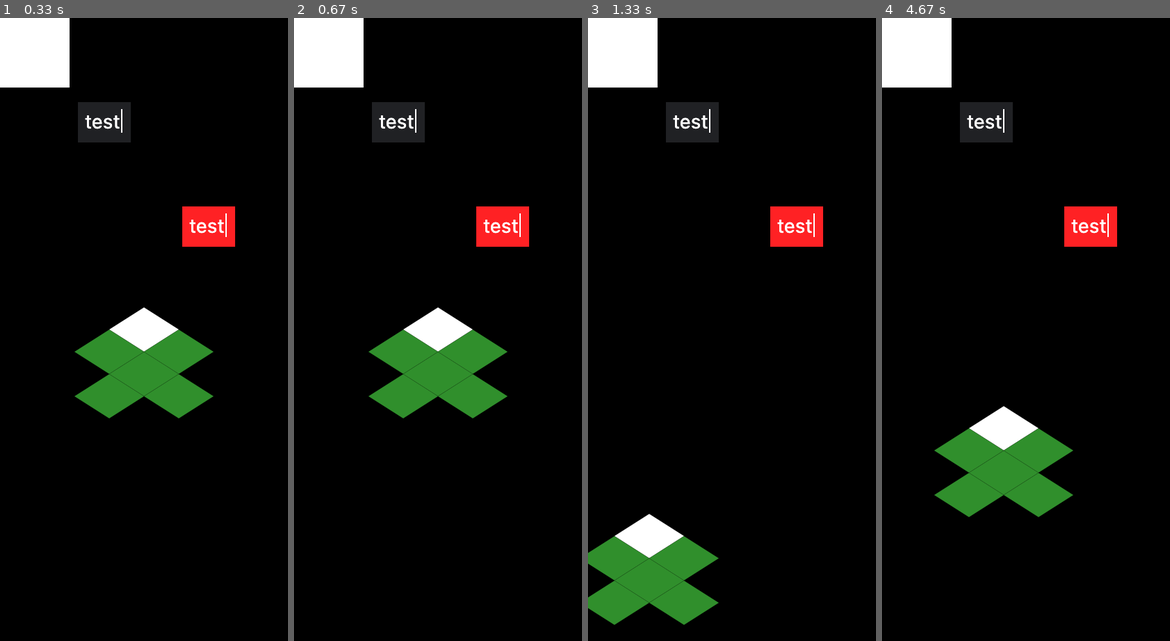
Above: before the commit, frames 1-4 (left to right).
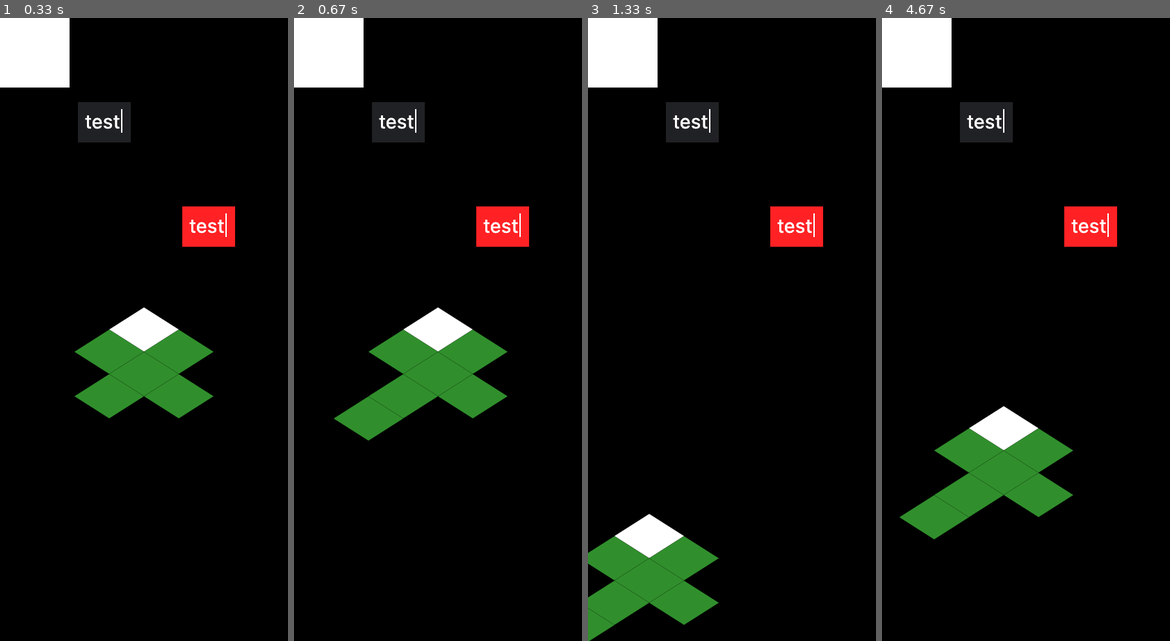
Above: after the commit, the same moments.

Repository: marcusTsng/goal_app
Game: pygame game, started from main.py
Two runs of this game, one before a commit and one after it. Both use one fixed random seed, a clock stepped at 60 frames per second and the inputs below.
Inputs (mouse positions are in pixels of both pictures, inside the frame that each line leads up to):
- Up to frame 1 (0.33 s): no input
- Up to frame 2 (0.67 s): click (397, 123) at 0.38 s
- Up to frame 3 (1.33 s): press the mouse at (691, 123) at 0.7 s; move the mouse to (677, 167) at 0.8 s; release the mouse at (662, 204) at 0.93 s; press the mouse at (732, 329) at 1.03 s; move the mouse to (706, 391) at 1.13 s; release the mouse at (677, 454) at 1.27 s
- Up to frame 4 (4.67 s): press the mouse at (985, 123) at 1.37 s; move the mouse to (991, 273) at 1.47 s; release the mouse at (997, 429) at 1.6 s; press the mouse at (1060, 354) at 2.7 s; move the mouse to (1020, 236) at 2.8 s; release the mouse at (979, 130) at 2.93 s; press the mouse at (991, 354) at 3.03 s; move the mouse to (971, 435) at 3.13 s; release the mouse at (951, 522) at 3.27 s; press the mouse at (991, 354) at 3.87 s; move the mouse to (1034, 236) at 3.97 s; release the mouse at (1080, 123) at 4.1 s; press the mouse at (956, 416) at 4.2 s; move the mouse to (1008, 416) at 4.3 s; release the mouse at (1060, 422) at 4.43 s; press the mouse at (991, 398) at 4.53 s; move the mouse to (968, 260) at 4.63 s

Frame 1 is identical in both runs. In frame 2, 0.9% of the frame differs, in the area x 13-38%, y 60-68%; in frame 3, 0.3%; in frame 4, 0.9%.

Commit message:
fixed drag bug

Diff:
--- a/main.py
+++ b/main.py
@@ -81,7 +81,7 @@
             dragging = True
             drag_base = pygame.mouse.get_pos()
         if event.type == pygame.MOUSEBUTTONUP:
-            if not dragging:
+            if time.time() - button_down_time < click_threshold:
                 Button.check_all_hovers()
             dragging = False
 
